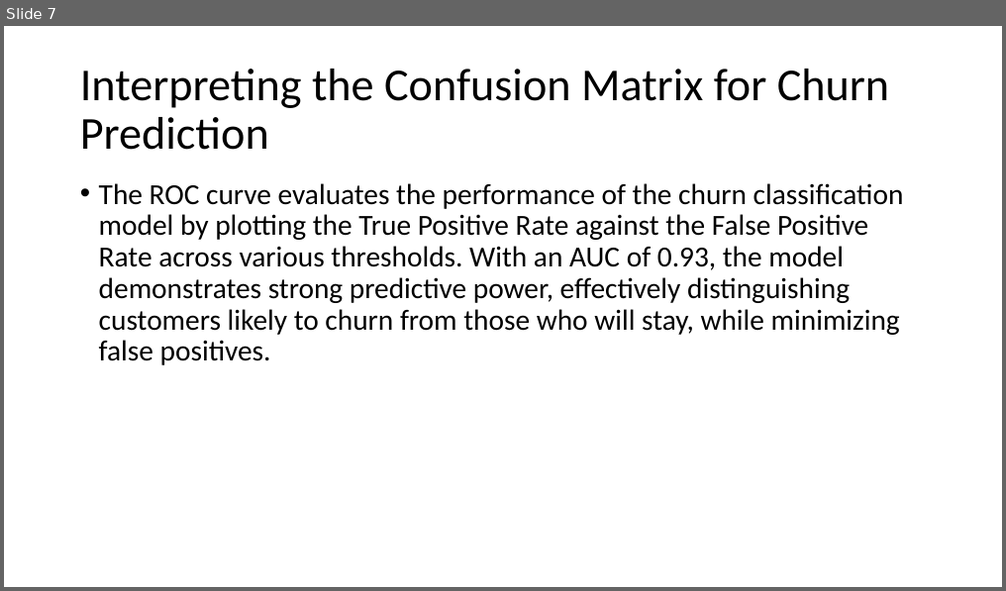
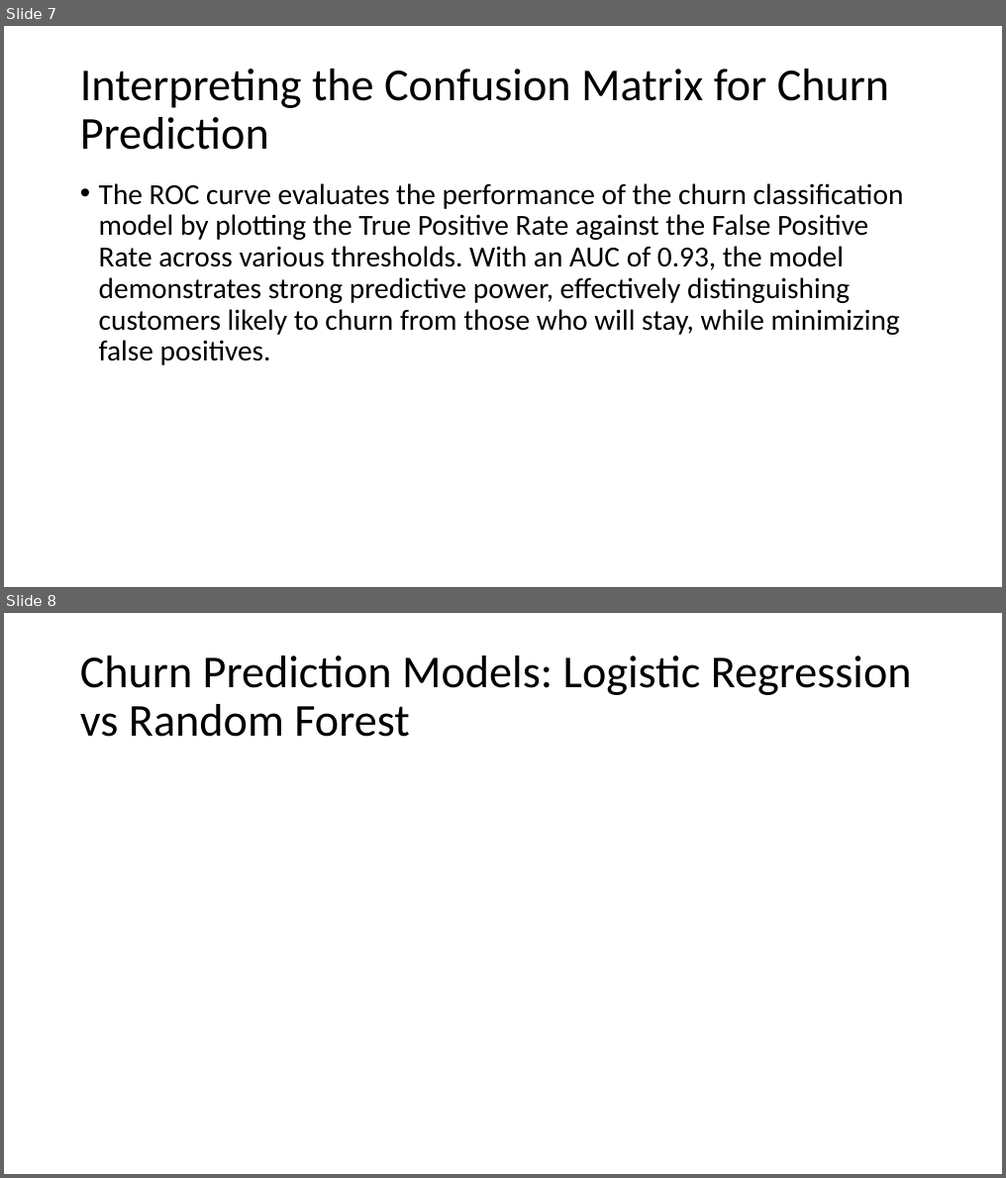
Before and after one commit to KabiraKabira7/customer_churn_modelling_phase_3_project, a slide deck: presentation.pdf.pptx. Shown one above the other, each under a label of ours: slide 7 before the commit, slides 7 and 8 after it. The pictures are 1006x591 and 1006x1178 pixels, drawn with LibreOffice and Linux fonts; fonts in the diff are those of the drawing. Boxes give left, top, right and bottom in pixels: in the first picture for what was removed or moved away, otherwise in the second. Text is boxed around its words. In the diff, an @@ line names an element or a change of style, - is before the commit and + after.

Commit message:
presentation

```diff
--- a/presentation.pdf.pptx
+++ b/presentation.pdf.pptx
@@ slide 8 added at [4, 613, 1002, 1174], background #FFFFFF @@
@@ title added at [80, 656, 912, 737], 44 pt, text #000000 @@
+Churn Prediction Models: Logistic Regression vs Random Forest
```
